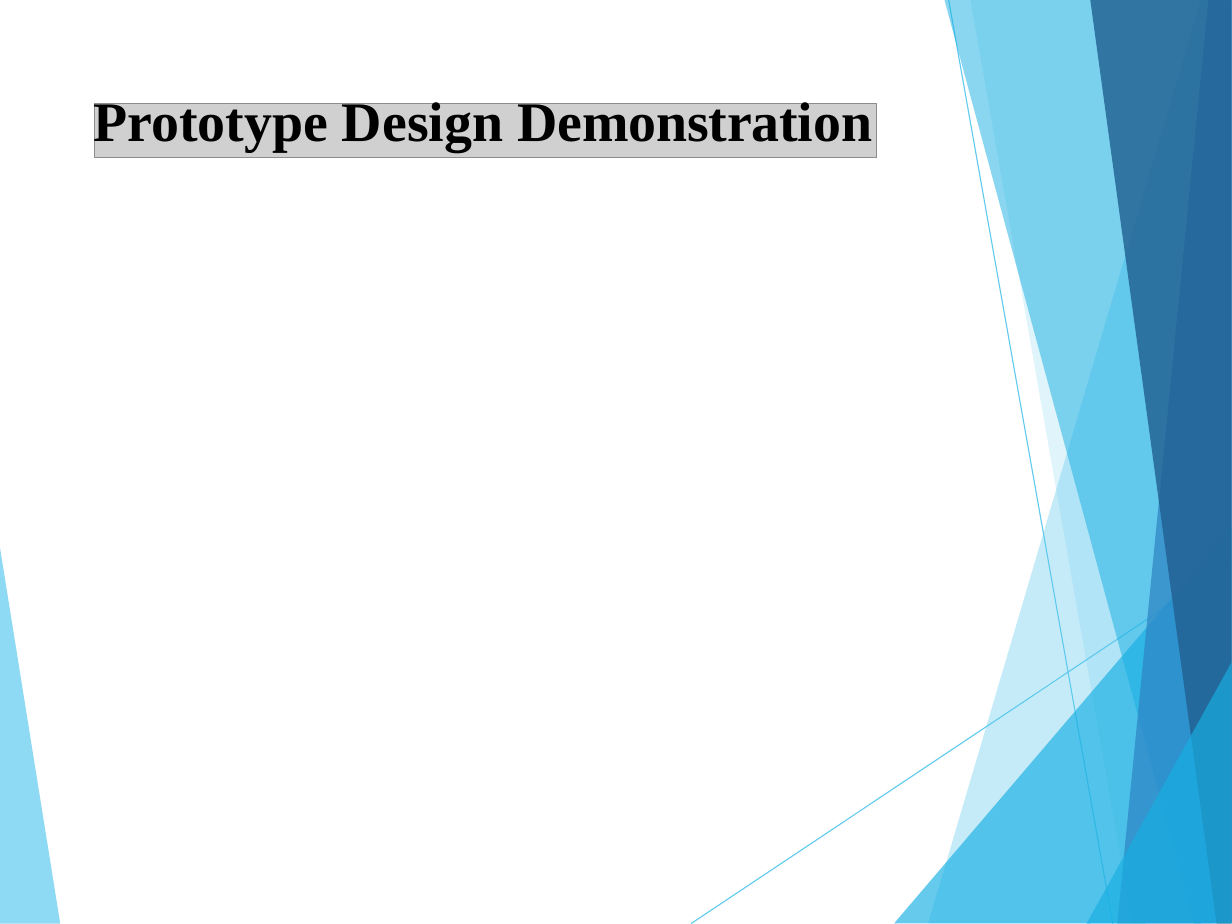
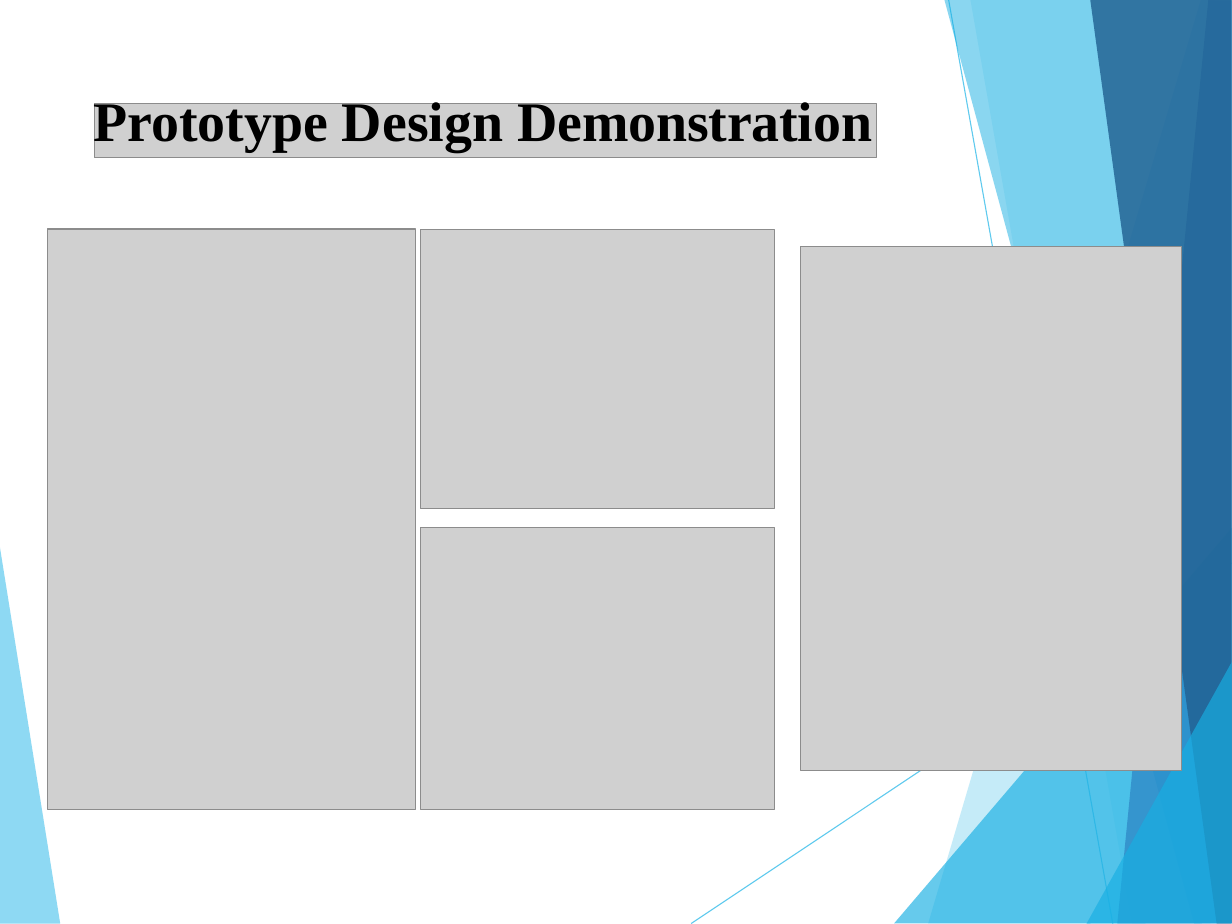
Before and after one commit to riyasawant193/AIFT, a slide deck: slide 17 of Documentation/Major Project Documents/Group 15 Major Project Review 1 Presentation.pptx. Drawn at 1232x924 pixels with LibreOffice and Linux fonts; fonts in the diff are those of the drawing; grey boxes stand for pictures. Boxes give left, top, right and bottom in pixels: in the first picture for what was removed or moved away, otherwise in the second. Text is boxed around its words. In the diff, an @@ line names an element or a change of style, - is before the commit and + after.

```diff
--- a/Documentation/Major Project Documents/Group 15 Major Project Review 1 Presentation.pptx
+++ b/Documentation/Major Project Documents/Group 15 Major Project Review 1 Presentation.pptx
@@ picture added at box(48, 229, 416, 809) @@
@@ picture added at box(420, 229, 774, 508) @@
@@ picture added at box(800, 247, 1181, 771) @@
@@ picture added at box(420, 527, 774, 809) @@
```
Also in this commit, not shown: 1 other slide changed, 2 slides added.
